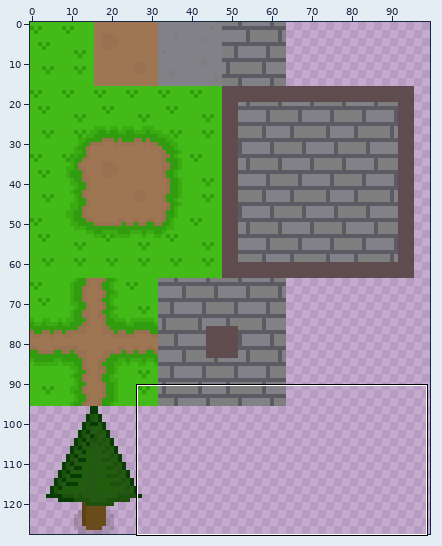
File history of a sprite sheet, res/tiles/tiles.png. The first picture is a wide view before the edit; the outline marks the close-up.
Close-up. First the earlier version:
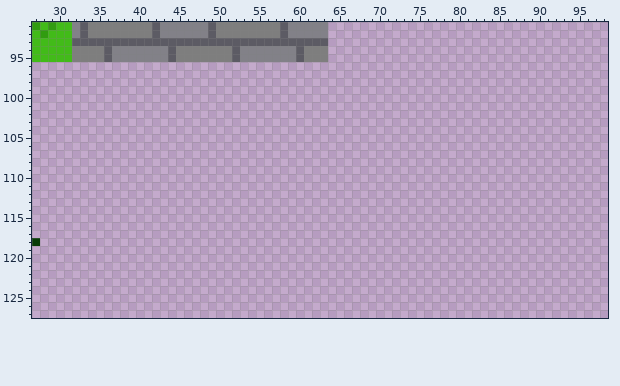
The file is 128x128 pixels. Colours within 5 levels of each other are drawn and written as one. Shown: x 27..98, y 91..127. The wide view leaves out empty margins.
Now the later version:
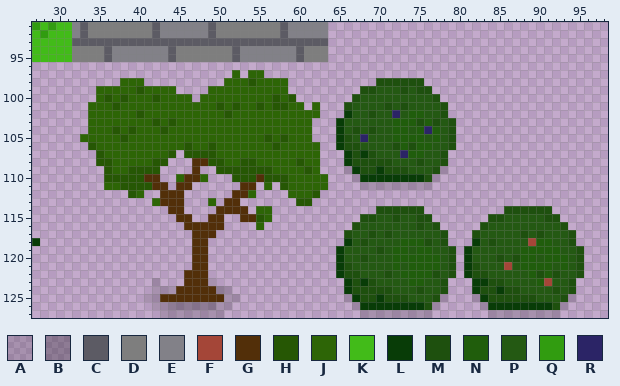
Palette (. is transparent): A #00000026  B #00000046  C #5c5b64  D #7e7e7e  E #828188  F #a44638  G #522f09  H #265704  J #2d6506  K #42bb19  L #083c07  M #1e500e  N #205d0c  P #245913  Q #319c10  R #2b2466
Log entry: Added bushes and [anonymous]'s tree
Difference:
Changed rows in their new state; - is an unchanged pixel.
first column x 33:
 97 -------------------J-JJ----------------------------------------
 98 -----JJJ----------JJJHJJJJ-----------MMMMMM--------------------
 99 --JJJJJHJJJJ----JJJJJJJJJJ---------MMPPPMPMM-------------------
100 --JHJHJJJHJJJJ-JJJJJJJJJHJH-------MPPPPPPPPPM------------------
101 -JJJHJJJJJJJJJJJJHJHJJHJHHJJ-J---MPPPPMPMPPPPM-----------------
102 -JJJJJJHJJJJJJJJJJHJJJJJJJJJJJ---LPPMPPRPNNPPM-----------------
103 -JJJJJJJJHJHJJJJJJJJJJJJJJJJJ---LPPPPPPNNNMNMPM----------------
104 -JJJHJHJJJHJJJJJJJJJJJJJJJJJJ---LPMPMPPNNPNRNPM----------------
105 JJJJJHJJJJJJJJJJJJJJJJJHJHJJJ---LMPRPPPNNNNPNPM----------------
106 -HJJJJJJJJJJJHJJHJJJJJJJHJJJJJ--LMMPPPPMNMNNPPM----------------
107 --HJJJJJJJJH-HHHHJJJJJJJJJJJJJ---LMLMPPPRNNPPM-----------------
108 --HHJJJJJHH---GGHHJJHHJJJJJHJJ---LMMMMMPPPMPPM-----------------
109 ---HJJHHHH----G--HHHHHHHJJJJHJ---ALMMLMMMPPPMA-----------------
110 ---HHHHHGG--JGGJ---HHHGHHHJJJJJ---ALLLLLLLLMA------------------
111 ---JJHHHHGG-GG------GG-J-HJJJJJ----AAAAAAAAA-------------------
112 ------HJ--GGG------GGJ----JJJH---------------------------------
113 ---------JGGG---J-GG-------HH----------------------------------
114 -----------GG----GGGG-JJ-------------MMMMMM----------MMMMMM----
115 ------------GG--GG--GGHJ-----------MMPPMPPMM-------MMPPPPPMM---
116 -------------GGGGG----J-----------MPPPPPPPMPM-----MPPPPPPPPPM--
117 --------------GGG----------------MPPMPMPPPPPPM---MPPPPPMPMPPPM-
118 --------------GG-----------------LPMPPPPNNNMPM---LPMPPPPFNNPPM-
119 --------------GG----------------LPPPPMPNNPNNPPM-LPPPPPPNNNNNPPM
120 --------------GG----------------LPPMPPPNNNNNNPM-LPPPMPMNNPNNNPM
121 --------------GG----------------LMPPPPPNPNNNNPM-LMPPPFPNNNNPNPM
122 -------------GGG----------------LMMPPPMPNNNNMPM-LMMPPPPPNMNMPPM
123 ---------A---GGGA----------------LMLMPPPPNNPPM---LLMMPPPPNFPPM-
124 ---------AAAGGGGGBA--------------LMMMMMPPPMPPM---LMMLMMPPPPMPM-
125 --------AAGGGGGGGGAA-------------ALMMLMMMPPPMA---ALMMMMMMPPPMA-
126 ---------AABBBBBBAA---------------ALLLLLLLLMA-----ALLLLLLLLMA--
127 ----------AAAAAAAA-----------------AAAAAAAAA-------AAAAAAAAA---
